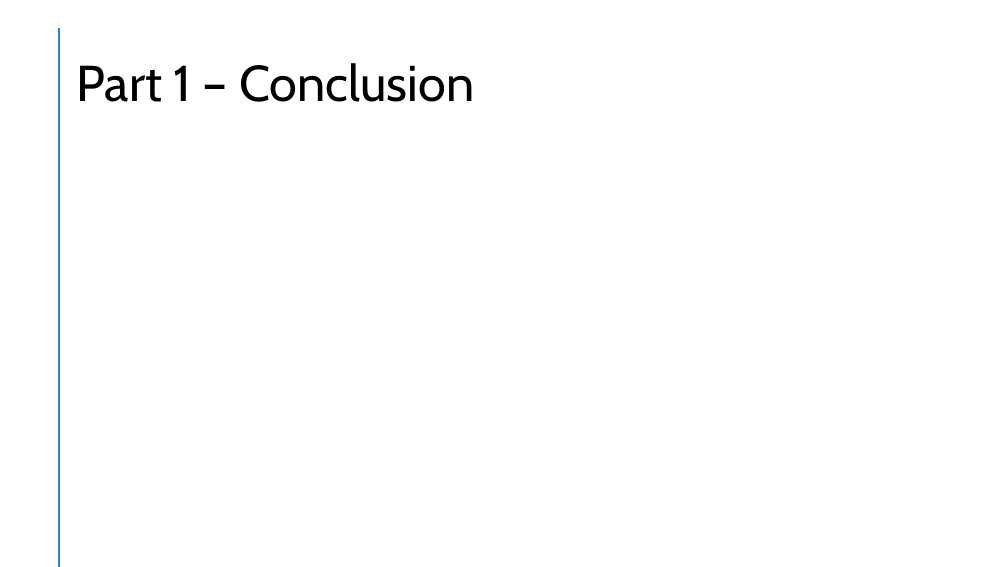
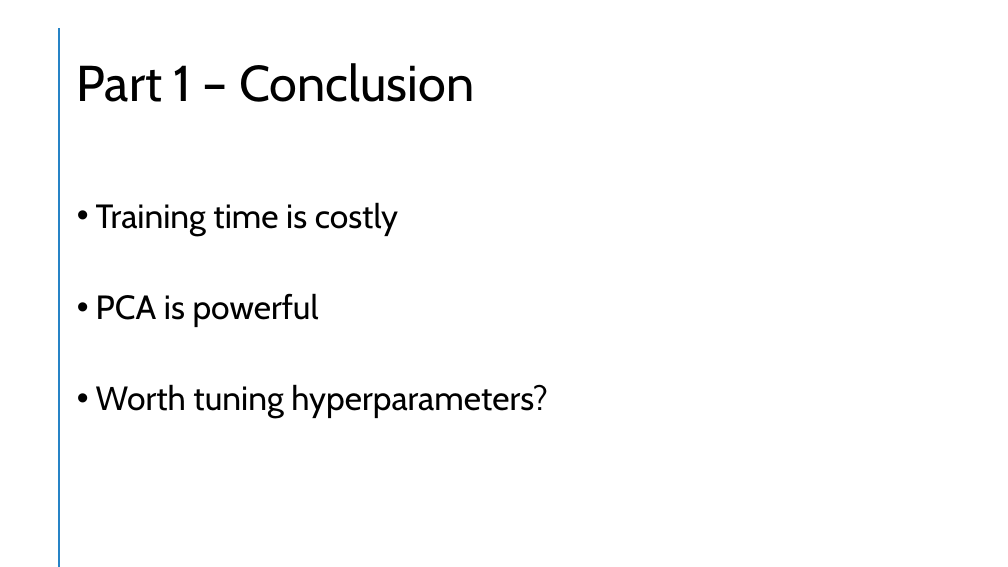
Before and after one commit to jtmilleer/aml_project, a slide deck: slide 6 of Documentation/Final Presentation.pptx (slide 4 before the commit). Drawn at 1008x567 pixels with LibreOffice and Linux fonts; fonts in the diff are those of the drawing. Boxes give left, top, right and bottom in pixels: in the first picture for what was removed or moved away, otherwise in the second. Text is boxed around its words. In the diff, an @@ line names an element or a change of style, - is before the commit and + after.

Commit message:
2/3 done w/ part 1

```diff
--- a/Documentation/Final Presentation.pptx
+++ b/Documentation/Final Presentation.pptx
@@ text added at [96,202,548,419], 32 pt, text #000000 @@
+• Training time is costly
+• PCA is powerful
+• Worth tuning hyperparameters?
```
Also in this commit, not shown: 2 other slides changed, 2 slides added.
